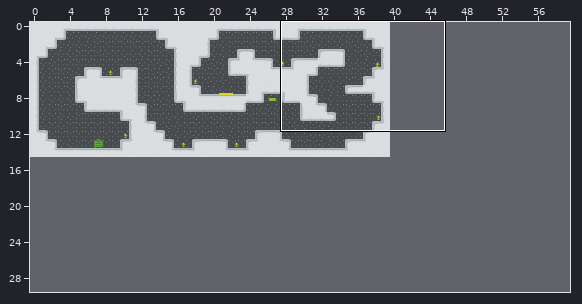
An edit to a level. Tiled map, assets/images/level0.tmx. Above: a wide view before the commit, with the close-up outlined.
Close-up. Before the commit:
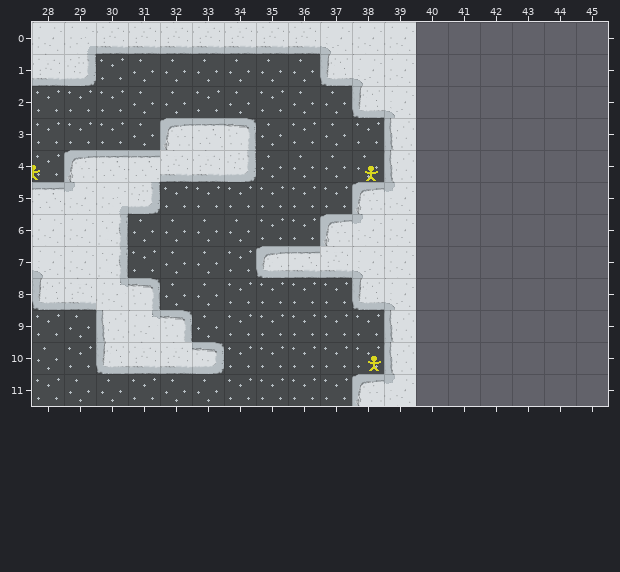
Cells are 32x32 px. Shown: x 28..45, y 0..11. The commit also changed other parts of the map, which this record leaves out. The old version is drawn lined up with the new one.
New version:
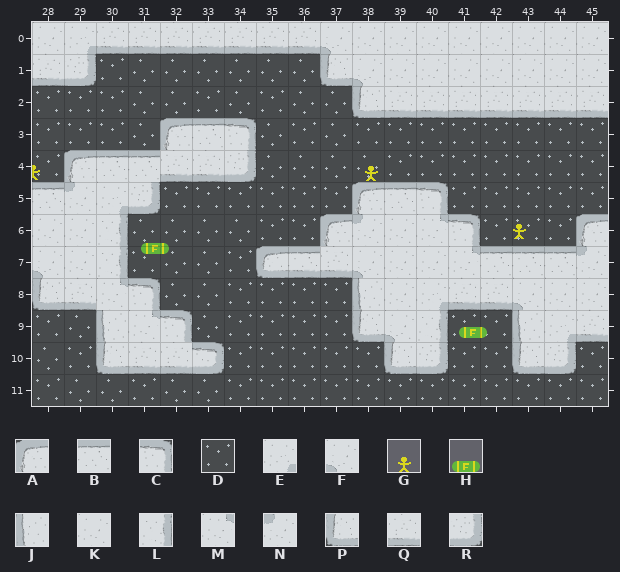
Key: from "level0": A 0, B 1, C 2, D 3, E 4, F 5, G 8, H 9, J 12, K 13, L 14, M 16, N 17, P 24, Q 25, R 26.
_ is an empty cell, . an unchanged one.
Objects are placed by their top-left corner, in cells (3,4 is the top-left corner of cell 3,4); size is 1x1 cell unless given.
The edit:
map size 40x15 -> 60x30 cells
--- layer "backgroundLayer"
@@ x 40..45 @@
- 3 ______
- 4 ______
- 5 ._____
- 6 ..___.
+ 3 DDDDDD
+ 4 DDDDDD
+ 5 .DDDDD
+ 6 ..DDD.
@@ x 40..45 @@
- 9 .__...
-10 .__.._
-11 ______
+ 9 .DD...
+10 .DD..D
+11 DDDDDD
--- layer "collisionLayer"
@@ x 38..45 @@
- 0 ..______
- 1 ..______
- 2 .F______
- 3 .J......
- 4 .J......
- 5 .N_.....
- 6 ..__..._
- 7 ..______
- 8 PF______
- 9 _J_..___
-10 .J_..__.
-11 AN......
+ 0 ..KKKKKK
+ 1 ..KKKKKK
+ 2 .QQQQQQQ
+ 3 ._......
+ 4 ._......
+ 5 .BC.....
+ 6 ..MC...A
+ 7 ..KMBBBN
+ 8 JKEQQFKK
+ 9 PFL..JEQ
+10 .PR..PR.
+11 __......
--- layer "objectLayer"
-G "person" at 38.2,9.9
+G "person" at 42.7,5.8
+H "fuel" at 31.3,6.2
+H "fuel" at 41.3,8.9
Pixel boxes of the changes (left, top, right, bottom) in both close-ups:
changed: (352, 22, 608, 406)
added: (141, 243, 169, 254)
